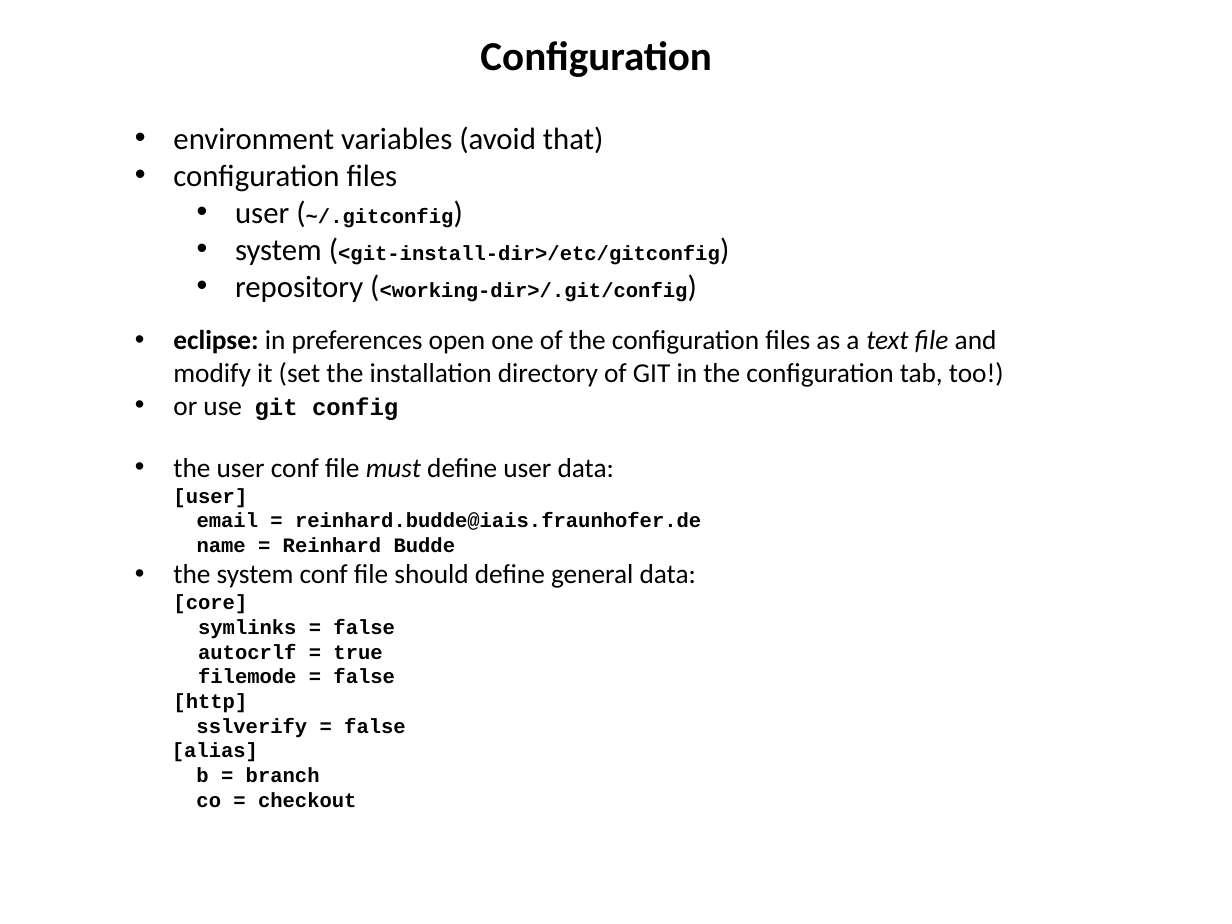
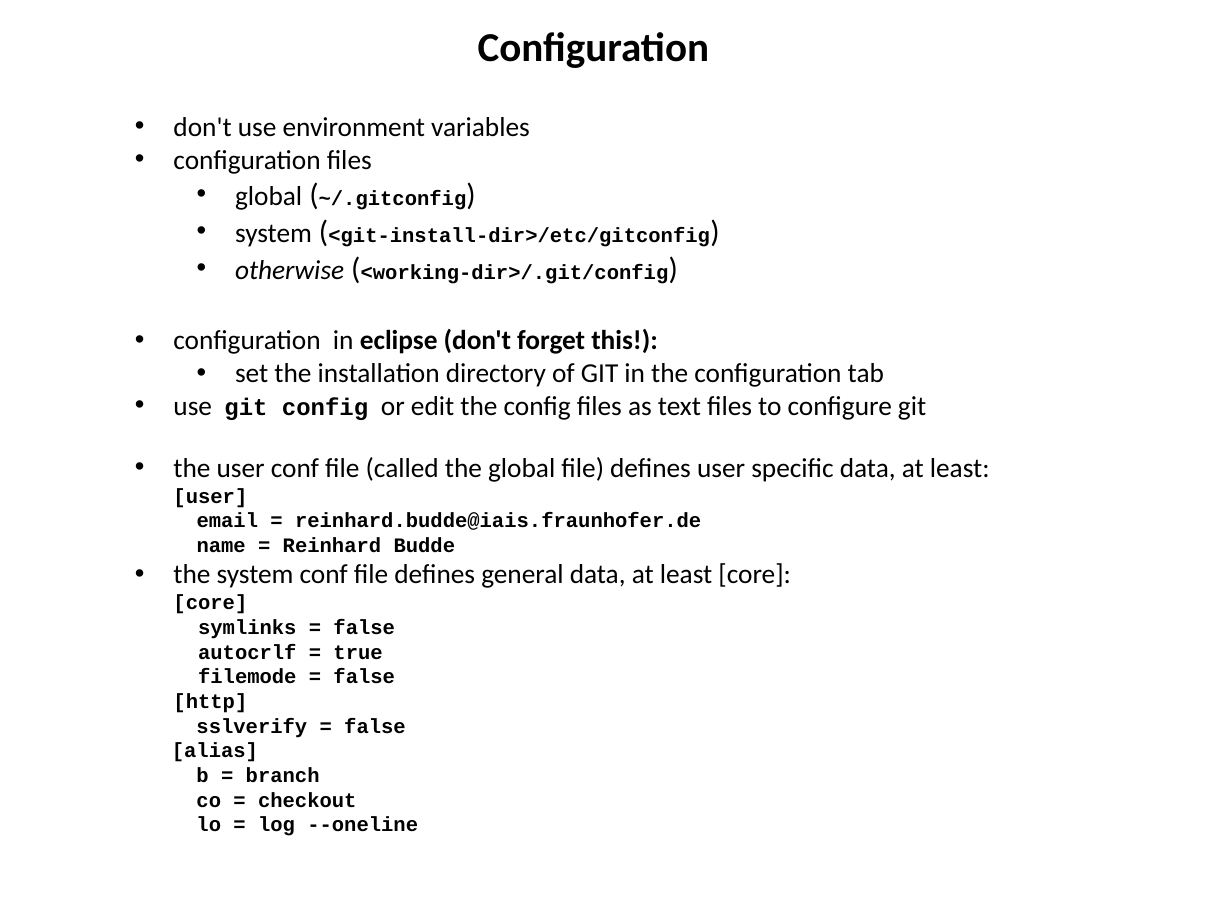
Before and after one commit to hanbei/git_tutorial, a slide deck: slide 29 of architektur.pptx. Drawn at 1232x924 pixels with LibreOffice and Linux fonts; fonts in the diff are those of the drawing. Boxes give left, top, right and bottom in pixels: in the first picture for what was removed or moved away, otherwise in the second. Text is boxed around its words. In the diff, an @@ line names an element or a change of style, - is before the commit and + after.

```diff
--- a/architektur.pptx
+++ b/architektur.pptx
@@ title "Configuration": place and size @@
-title "Configuration" at box(480, 41, 712, 77)
+title "Configuration" at box(478, 32, 710, 68)
@@ text "don't use environment variables": place and size @@
-text "don't use environment variables" at box(173, 126, 720, 302)
+text "don't use environment variables" at box(173, 117, 710, 284)
@@ text at box(173, 117, 530, 137): text changed; size 18 to 16 pt @@
-• environment variables (avoid that)
+• don't use environment variables
@@ text at box(173, 150, 710, 247): size 18 to 16 pt in "configuration files", "system" @@
@@ text at box(235, 186, 467, 210): text changed @@
-  • user (~/.gitconfig)
+  • global (~/.gitconfig)
@@ text at box(235, 260, 669, 284): text changed @@
-  • repository (<working-dir>/.git/config)
+  • otherwise (<working-dir>/.git/config)
@@ text at box(173, 329, 990, 508): text changed @@
-• eclipse: in preferences open one of the configuration files as a text file and modify it (set the installation directory of GIT in the configuration tab, too!)
-• or use git config
-• the user conf file must define user data:
-  [user]
+• configuration in eclipse (don't forget this!):
+  • set the installation directory of GIT in the configuration tab
+• use git config or edit the config files as text files to configure git
+• the user conf file (called the global file) defines user specific data, at least:
+  [user]
@@ text at box(173, 563, 790, 713): text changed @@
-• the system conf file should define general data:
-  [core]
-  symlinks = false
-  autocrlf = true
-  filemode = false
-  [http]
+• the system conf file defines general data, at least [core]:
+  [core]
+  symlinks = false
+  autocrlf = true
+  filemode = false
+  [http]
@@ text at box(196, 817, 418, 836): paragraph added @@
+lo = log --oneline
```
Also in this commit, not shown: 11 other slides changed.
